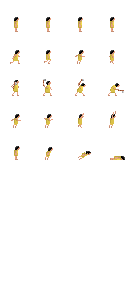
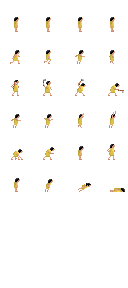
Before/after of a (128, 288) layered artwork. What changed in the layer stack:
painted on "guy" over [11, 25, 125, 192]
